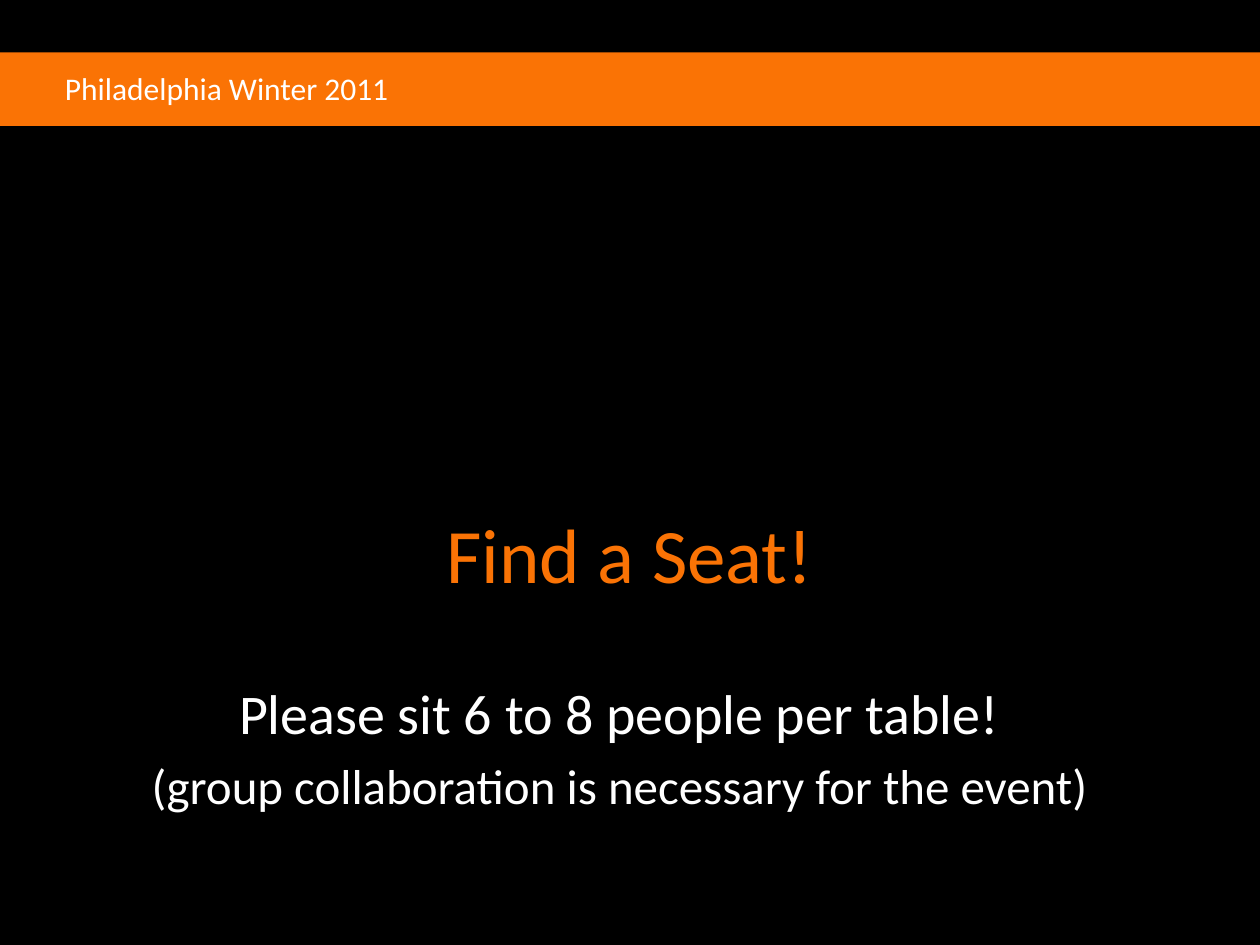
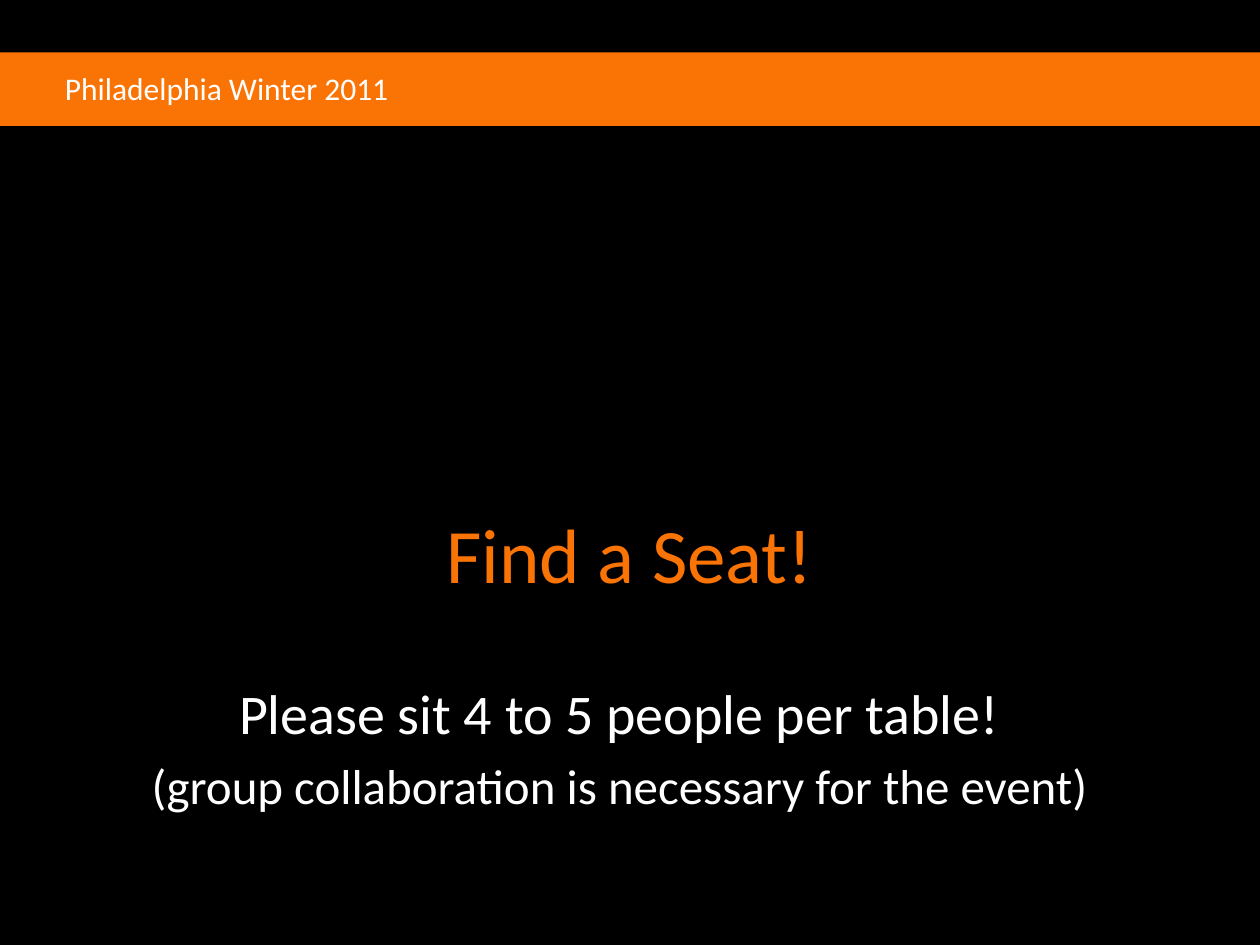
Before and after one commit to agilefire/November2010, a slide deck: slide 3 of Agile Firestarter Winter 2011 Entry Rotation.pptx. Drawn at 1260x945 pixels with LibreOffice and Linux fonts; fonts in the diff are those of the drawing; background and template pictures are left out. Boxes give left, top, right and bottom in pixels: in the first picture for what was removed or moved away, otherwise in the second. Text is boxed around its words. In the diff, an @@ line names an element or a change of style, - is before the commit and + after.

```diff
--- a/Agile Firestarter Winter 2011 Entry Rotation.pptx
+++ b/Agile Firestarter Winter 2011 Entry Rotation.pptx
@@ subtitle at [239, 695, 998, 743]: text changed @@
-Please sit 6 to 8 people per table!
+Please sit 4 to 5 people per table!
```
Also in this commit, not shown: 1 slide removed, 1 other file.
